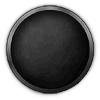
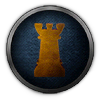
The second 100px x 100px image is a revision of the first. Changes to its layers:
showed group "Patrol" (2 layers) over (6, 10, 93, 91)
added layer "large_54bb6a1a-5a37-4599-b22e-28e64b7dd9bc-no-bg-preview (carve.photos)" (1st of 2) (difference) above "large_54bb6a1a-5a37-4599-b22e-28e64b7dd9bc-no-bg-preview (carve.photos)" over (34, 23, 65, 77)
moved "Logo_Polden" (2nd of 2) out of group "Patrol" over (6, 10, 93, 91)